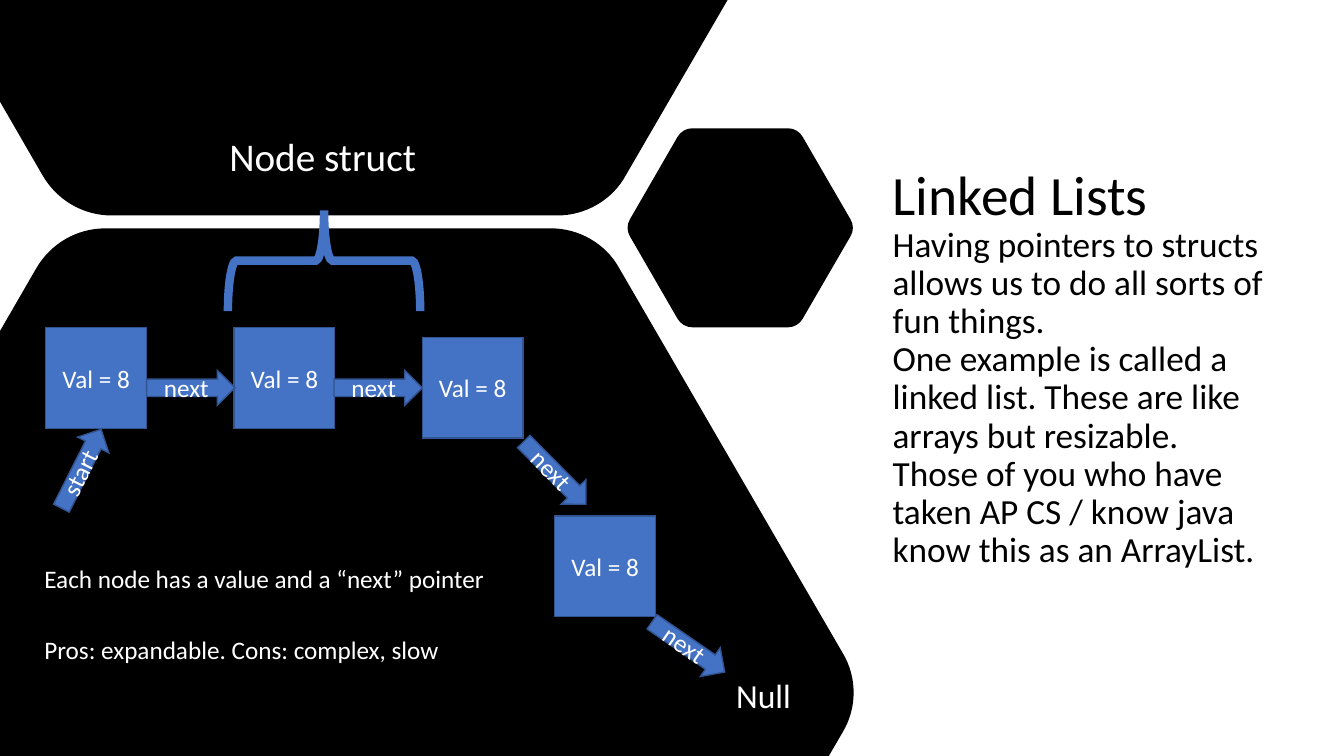
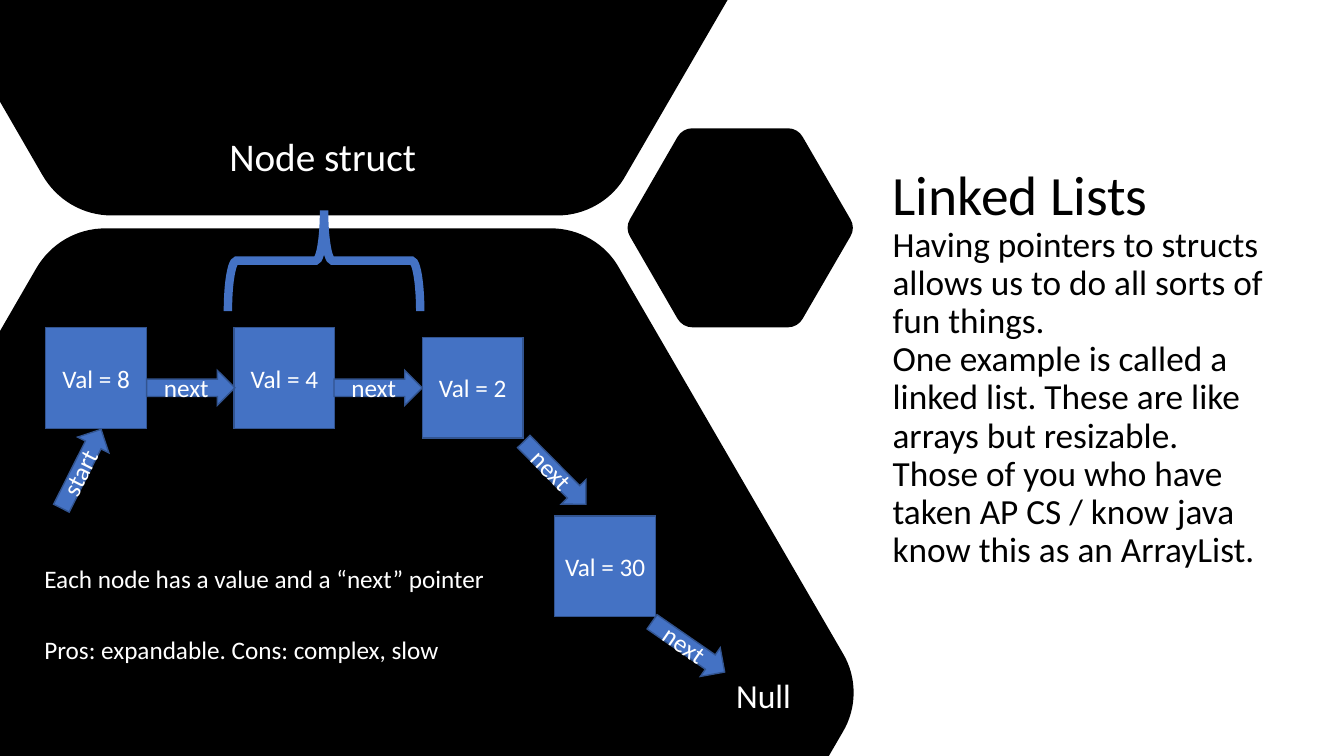
Before and after one commit to BlakeLazarine/SummerDesignInstitute, a slide deck: slide 26 of PointersLecture.pptx. Drawn at 1344x756 pixels with LibreOffice and Linux fonts; fonts in the diff are those of the drawing. Boxes give left, top, right and bottom in pixels: in the first picture for what was removed or moved away, otherwise in the second. Text is boxed around its words. In the diff, an @@ line names an element or a change of style, - is before the commit and + after.

```diff
--- a/PointersLecture.pptx
+++ b/PointersLecture.pptx
@@ text in rectangle at <box>251,370,318,388</box>: text changed @@
-Val = 8
+Val = 4
@@ text in rectangle at <box>439,379,507,397</box>: text changed @@
-Val = 8
+Val = 2
@@ text in rectangle at <box>565,558,646,576</box>: text changed @@
-Val = 8
+Val = 30
```
Also in this commit, not shown: 2 other slides changed, 1 slide added, 13 other files.
